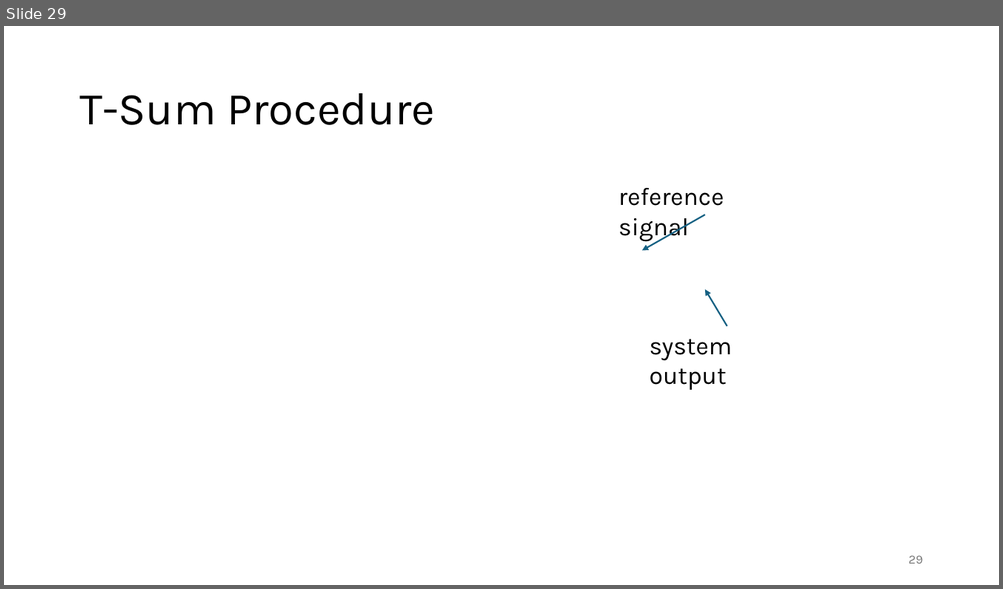
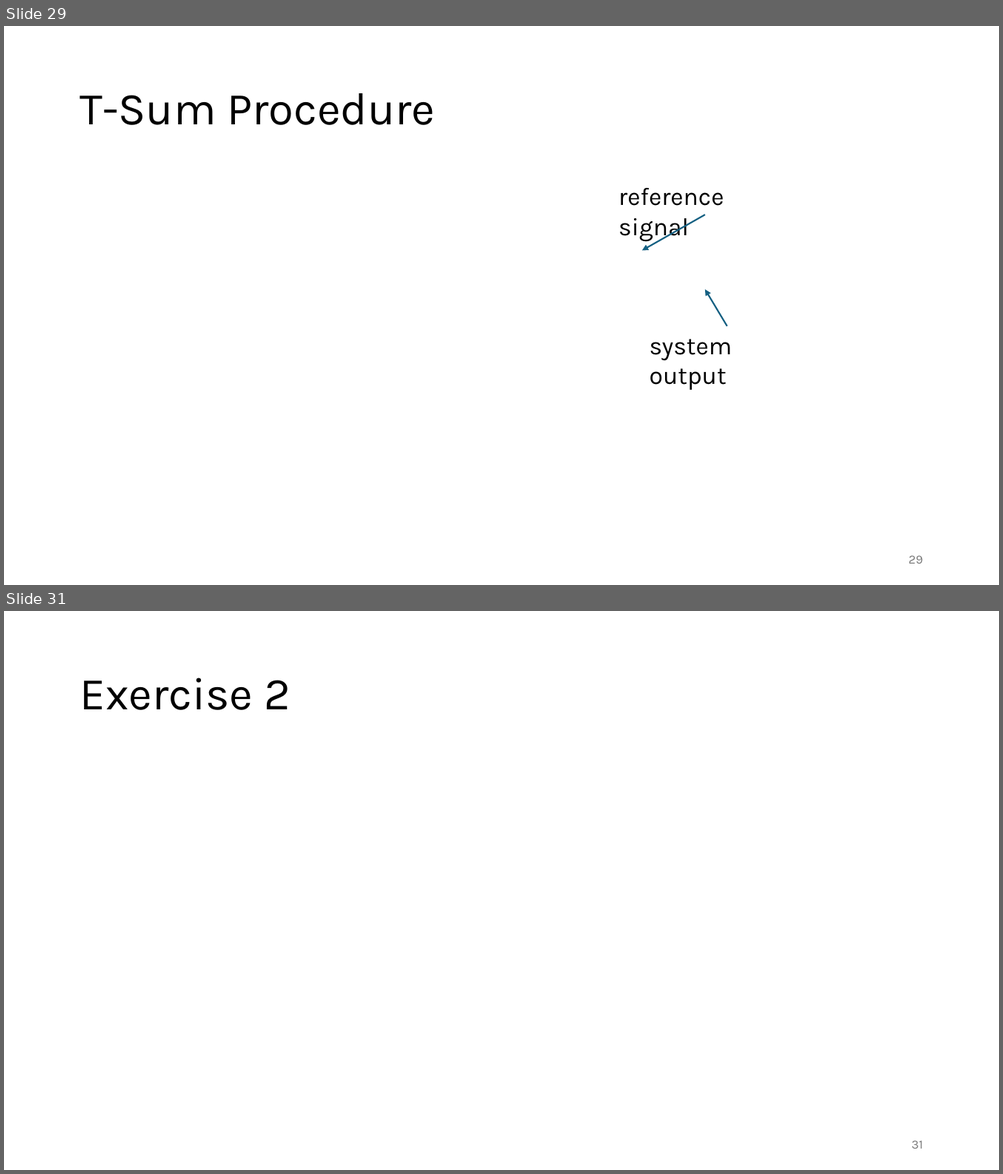
Before and after one commit to FelixWick/control_engineering, a slide deck: slides/5_controller_design.pptx. Shown one above the other, each under a label of ours: slide 29 before the commit, slides 29 and 31 after it; the slides between them are not shown. The pictures are 1003x589 and 1003x1174 pixels, drawn with LibreOffice and Linux fonts; fonts in the diff are those of the drawing; grey boxes stand for pictures. Boxes give left, top, right and bottom in pixels: in the first picture for what was removed or moved away, otherwise in the second. Text is boxed around its words. In the diff, an @@ line names an element or a change of style, - is before the commit and + after.

Commit message:
included more exercises

```diff
--- a/slides/5_controller_design.pptx
+++ b/slides/5_controller_design.pptx
@@ slide 31 added at box(4, 611, 999, 1170), background #FFFFFF @@
@@ title added at box(79, 678, 290, 710), 44 pt, text #000000 @@
+Exercise 2
@@ page number added at box(911, 1141, 922, 1149), 12 pt, text #797979 @@
+31
```
Also in this commit, not shown: 4 other slides added, 1 other file.
